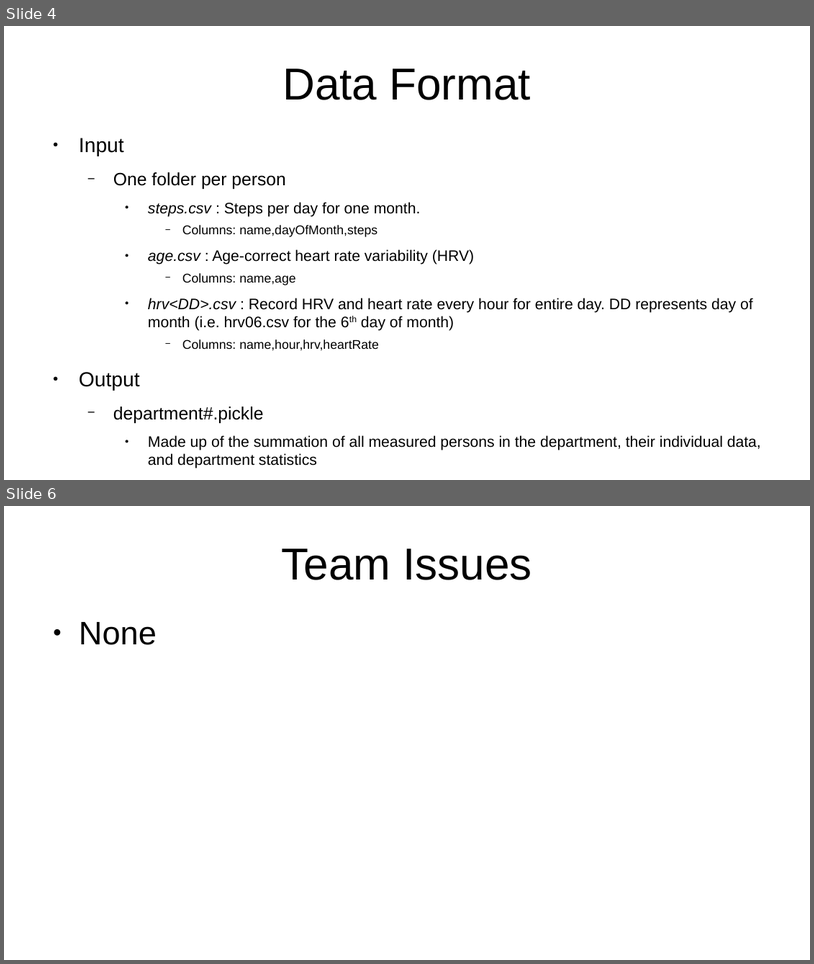
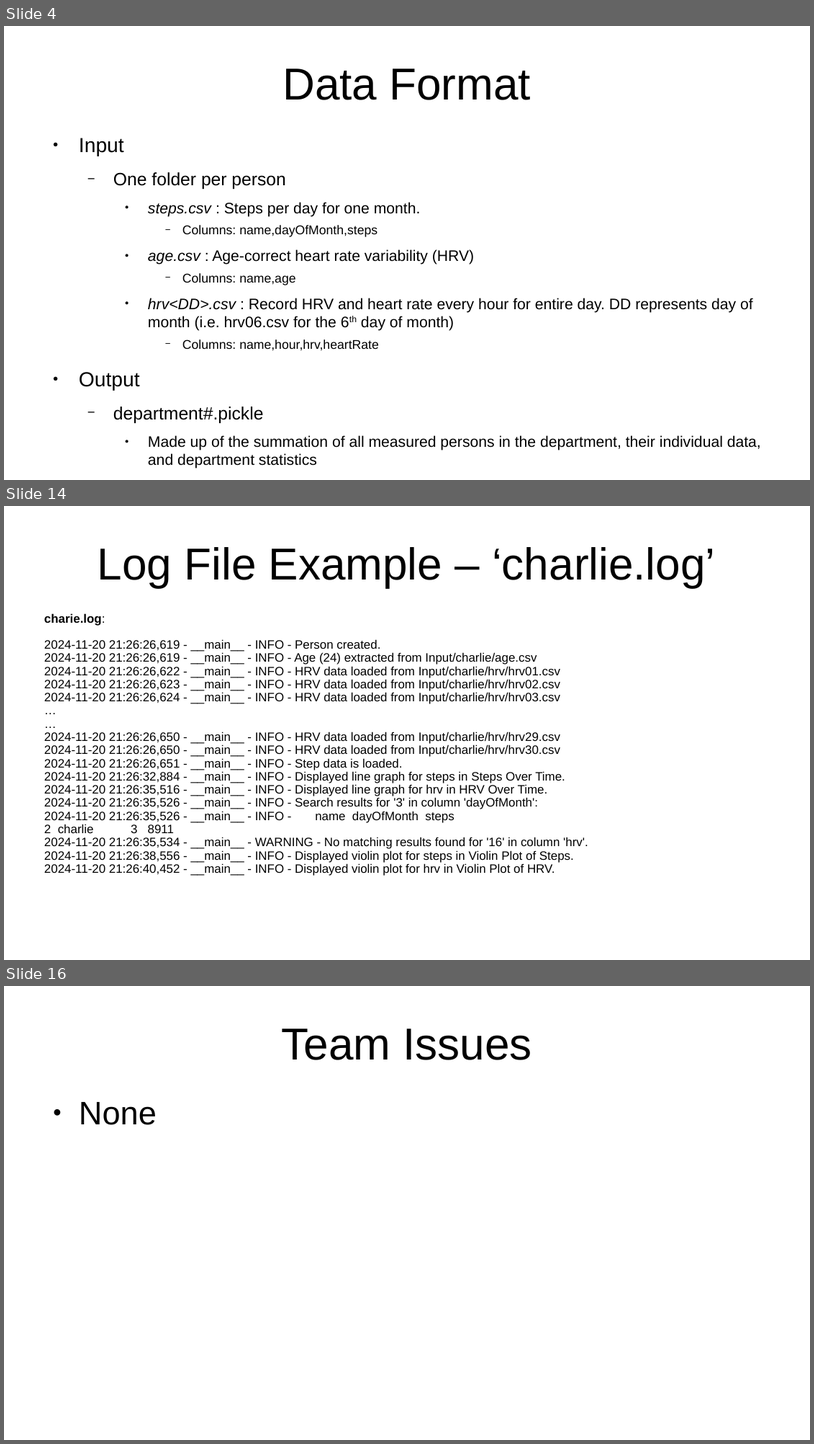
Before and after one commit to arlemoine/CS340_F_24_char_junkies, a slide deck: Misc/project_report.odp. Shown one above the other, each under a label of ours: slides 4 and 6 before the commit, slides 4, 14 and 16 after it; the slides between them are not shown. The pictures are 814x964 and 814x1444 pixels, drawn with LibreOffice and Linux fonts; fonts in the diff are those of the drawing. Boxes give left, top, right and bottom in pixels: in the first picture for what was removed or moved away, otherwise in the second. Text is boxed around its words. In the diff, an @@ line names an element or a change of style, - is before the commit and + after.

```diff
--- a/Misc/project_report.odp
+++ b/Misc/project_report.odp
@@ slide 14 added at box(4, 506, 810, 960), background #FFFFFF @@
@@ title added at box(98, 547, 715, 587), 44 pt, text #000000 @@
+Log File Example – ‘charlie.log’
@@ text added at box(44, 613, 589, 875), 12 pt, text #000000 @@
+charie.log:
+2024-11-20 21:26:26,619 - __main__ - INFO - Person created.
+2024-11-20 21:26:26,619 - __main__ - INFO - Age (24) extracted from Input/charlie/age.csv
+2024-11-20 21:26:26,622 - __main__ - INFO - HRV data loaded from Input/charlie/hrv/hrv01.csv
+2024-11-20 21:26:26,623 - __main__ - INFO - HRV data loaded from Input/charlie/hrv/hrv02.csv
+2024-11-20 21:26:26,624 - __main__ - INFO - HRV data loaded from Input/charlie/hrv/hrv03.csv
+…
+…
+2024-11-20 21:26:26,650 - __main__ - INFO - HRV data loaded from Input/charlie/hrv/hrv29.csv
+2024-11-20 21:26:26,650 - __main__ - INFO - HRV data loaded from Input/charlie/hrv/hrv30.csv
+2024-11-20 21:26:26,651 - __main__ - INFO - Step data is loaded.
+2024-11-20 21:26:32,884 - __main__ - INFO - Displayed line graph for steps in Steps Over Time.
+2024-11-20 21:26:35,516 - __main__ - INFO - Displayed line graph for hrv in HRV Over Time.
+2024-11-20 21:26:35,526 - __main__ - INFO - Search results for '3' in column 'dayOfMonth':
+2024-11-20 21:26:35,526 - __main__ - INFO - name dayOfMonth steps
+2 charlie 3 8911
+2024-11-20 21:26:35,534 - __main__ - WARNING - No matching results found for '16' in column 'hrv'.
+2024-11-20 21:26:38,556 - __main__ - INFO - Displayed violin plot for steps in Violin Plot of Steps.
+2024-11-20 21:26:40,452 - __main__ - INFO - Displayed violin plot for hrv in Violin Plot of HRV.
@@ what was slide 6 is now slide 16 @@
```
Also in this commit, not shown: 1 slide changed, 9 other slides added, 13 other files.
